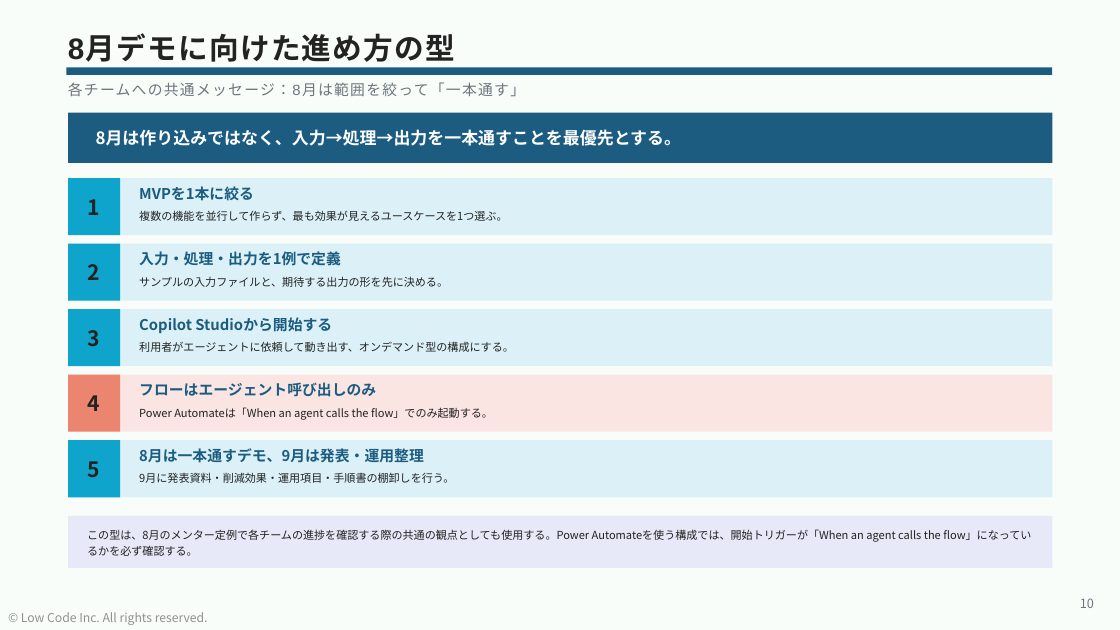
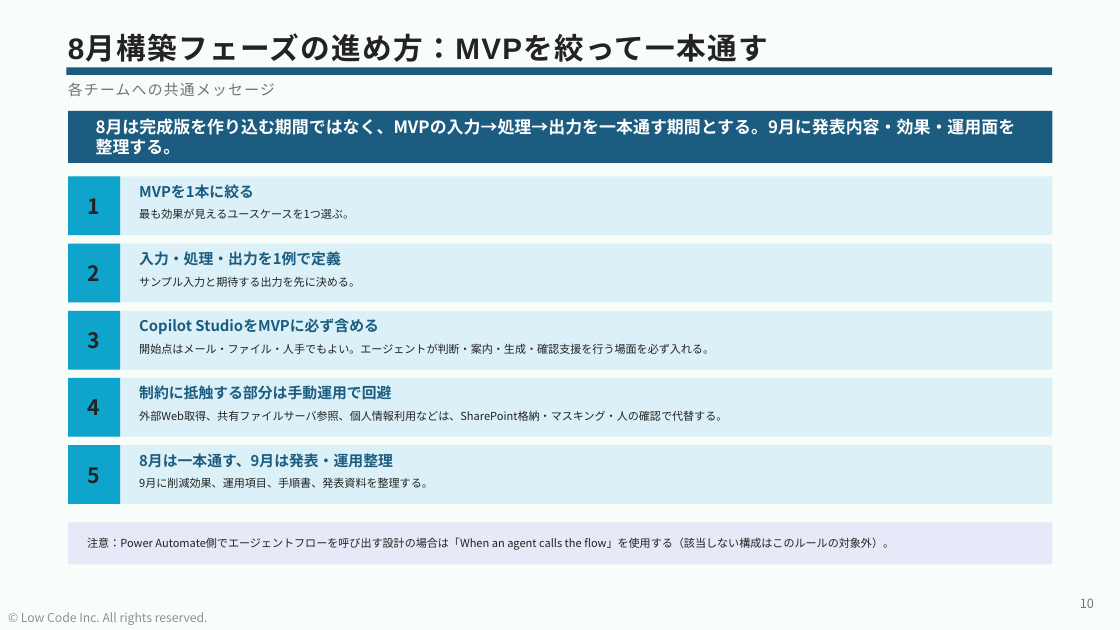
Before and after one commit to takuyanakamura881awc-beep/awc-naka881-repo, a slide deck: slide 10 of reports/CopilotStudio_ハッカソン_事前相談会②_状況報告_20260729.pptx. Drawn at 1120x630 pixels with LibreOffice and Linux fonts; fonts in the diff are those of the drawing. Boxes give left, top, right and bottom in pixels: in the first picture for what was removed or moved away, otherwise in the second. Text is boxed around its words. In the diff, an @@ line names an element or a change of style, - is before the commit and + after.

```diff
--- a/reports/CopilotStudio_ハッカソン_事前相談会②_状況報告_20260729.pptx
+++ b/reports/CopilotStudio_ハッカソン_事前相談会②_状況報告_20260729.pptx
@@ title at bbox=[68, 36, 768, 62]: text changed @@
-8月デモに向けた進め方の型
+8月構築フェーズの進め方：MVPを絞って一本通す
@@ text at bbox=[68, 82, 275, 96]: text changed @@
-各チームへの共通メッセージ：8月は範囲を絞って「一本通す」
+各チームへの共通メッセージ
@@ text at bbox=[96, 118, 1016, 155]: text changed @@
-8月は作り込みではなく、入力→処理→出力を一本通すことを最優先とする。
+8月は完成版を作り込む期間ではなく、MVPの入力→処理→出力を一本通す期間とする。9月に発表内容・効果・運用面を整理する。
@@ text at bbox=[139, 208, 354, 219]: text changed @@
-複数の機能を並行して作らず、最も効果が見えるユースケースを1つ選ぶ。
+最も効果が見えるユースケースを1つ選ぶ。
@@ text at bbox=[139, 276, 360, 287]: text changed @@
-サンプルの入力ファイルと、期待する出力の形を先に決める。
+サンプル入力と期待する出力を先に決める。
@@ rectangle: place and size @@
-rectangle at bbox=[68, 309, 1053, 366]
+rectangle at bbox=[68, 311, 1053, 370]
@@ rectangle: place and size @@
-rectangle at bbox=[68, 309, 120, 366]
+rectangle at bbox=[68, 311, 120, 370]
@@ text at bbox=[139, 318, 378, 334]: text changed @@
-Copilot Studioから開始する
+Copilot StudioをMVPに必ず含める
@@ text at bbox=[139, 343, 714, 354]: text changed @@
-利用者がエージェントに依頼して動き出す、オンデマンド型の構成にする。
+開始点はメール・ファイル・人手でもよい。エージェントが判断・案内・生成・確認支援を行う場面を必ず入れる。
@@ 4 rectangles, 2 texts: place and size @@
-4 rectangles, 2 texts at bbox=[68, 375, 1053, 497]
+4 rectangles, 2 texts at bbox=[68, 378, 1053, 504]
@@ rectangle at bbox=[68, 378, 1053, 437]: fill #FAE5E3 to #DBF1F7 @@
@@ rectangle at bbox=[68, 378, 120, 437]: fill #EC856F to #0FA4CC @@
@@ text at bbox=[139, 385, 391, 400]: text changed @@
-フローはエージェント呼び出しのみ
+制約に抵触する部分は手動運用で回避
@@ text at bbox=[139, 410, 727, 421]: text changed @@
-Power Automateは「When an agent calls the flow」でのみ起動する。
+外部Web取得、共有ファイルサーバ参照、個人情報利用などは、SharePoint格納・マスキング・人の確認で代替する。
@@ text at bbox=[139, 453, 393, 468]: text changed @@
-8月は一本通すデモ、9月は発表・運用整理
+8月は一本通す、9月は発表・運用整理
@@ text at bbox=[139, 477, 433, 488]: text changed @@
-9月に発表資料・削減効果・運用項目・手順書の棚卸しを行う。
+9月に削減効果、運用項目、手順書、発表資料を整理する。
@@ rectangle: place and size @@
-rectangle at bbox=[68, 516, 1053, 568]
+rectangle at bbox=[68, 523, 1053, 565]
@@ text at bbox=[87, 537, 894, 550]: text changed @@
-この型は、8月のメンター定例で各チームの進捗を確認する際の共通の観点としても使用する。Power Automateを使う構成では、開始トリガーが「When an agent calls the flow」になっているかを必ず確認する。
+注意：Power Automate側でエージェントフローを呼び出す設計の場合は「When an agent calls the flow」を使用する（該当しない構成はこのルールの対象外）。
```
Also in this commit, not shown: 17 other slides changed, 1 other file.
